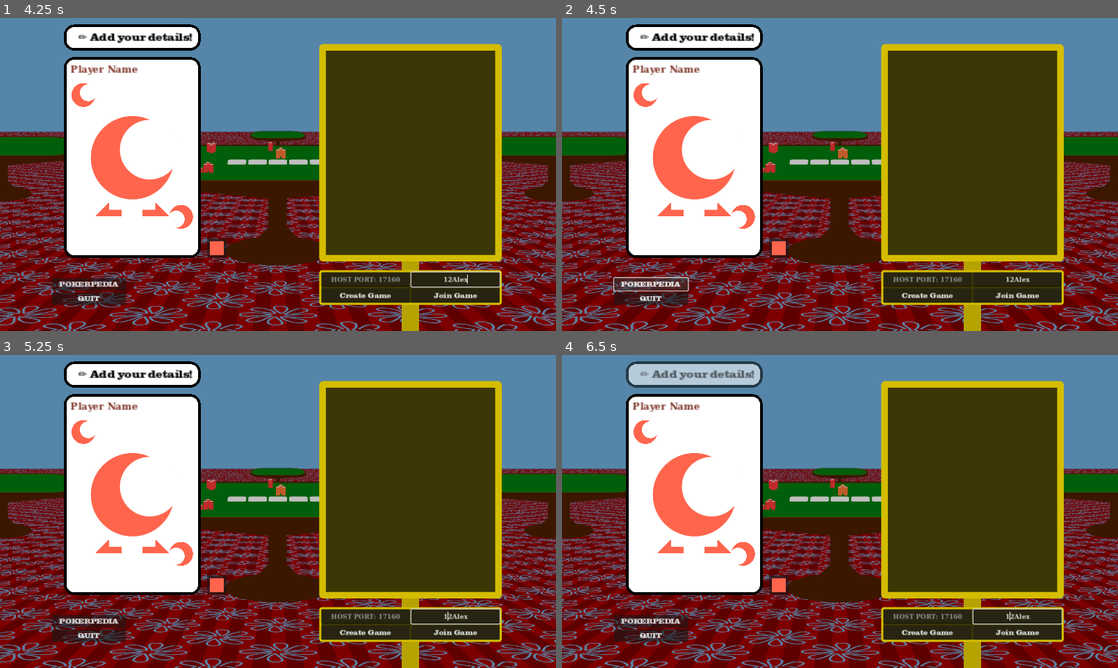
Above: before the commit, frames 1-4 (two rows, left to right).
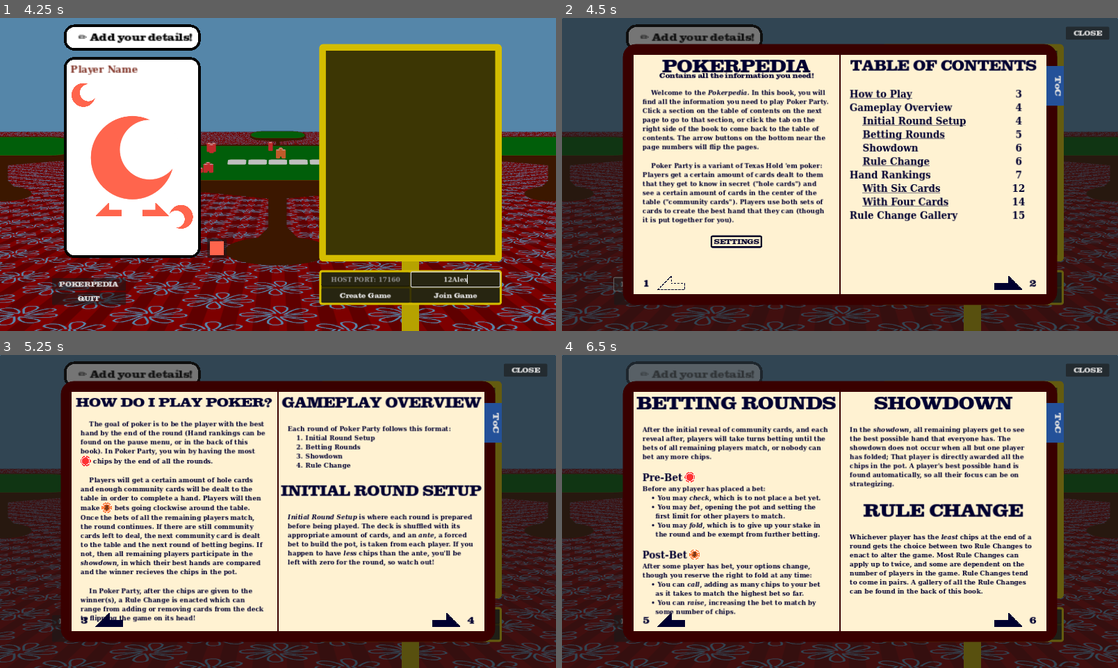
Above: after the commit, the same moments.

Repository: rwilson02/Poker-Party
Game: Godot game, scene res://scenes/Main.tscn
Same seed, same stepped clock (60 frames per second), same inputs: the game is played once before the commit and once after it. Sound files missing from this copy of the repository are replaced by a short silence.
Inputs (mouse positions are in pixels of both pictures, inside the frame that each line leads up to):
- Up to frame 1 (4.25 s): click "PLAY" at 0.5 s; click "PLAY" at 1.25 s; tap Enter (send_message) at 2 s; hold Up (ui_up) 2.03-2.75 s; hold B (bet_raise) 2.03-2.75 s; click (455, 309) at 2.77 s; type "12" at 2.85 s; click (133, 155) at 3.52 s; type "Alex" at 3.6 s
- Up to frame 2 (4.5 s): click "POKERPEDIA" at 4.25 s
- Up to frame 3 (5.25 s): click (444, 621) at 5.02 s
- Up to frame 4 (6.5 s): click (1006, 621) at 5.77 s

Frame 1 is identical in both runs. In frame 2, 98% of the frame differs, in the area x 0-100%, y 0-100%; in frame 3, 98%; in frame 4, 98%.

Commit message:
quick fixes
- pokerpedia in lobby now visible
- timing out works again

Diff:
--- a/scripts/gameplay/gameplay_betting.gd
+++ b/scripts/gameplay/gameplay_betting.gd
@@ -35,7 +35,10 @@
 	bet_raise_button.pressed.connect(button_pressed.bind("RAISE"))
 	fold.pressed.connect(button_pressed.bind("FOLD"))
 	timer.timeout.connect(
-		func(): self.send_option.rpc_id(1, "FOLD", -1)
+		func():
+			self.send_option.rpc_id(1, "FOLD", -1, multiplayer.get_unique_id())
+			bet_bar.visible = false
+			is_event_listening = false
 	)
 
 	Netgame.player_disconnected.connect(player_disconnected)
--- a/scripts/lobby.gd
+++ b/scripts/lobby.gd
@@ -189,4 +189,6 @@
 	return ""
 
 func show_how_to_play():
-	add_child(POKERPEDIA.instantiate())
+	var polka = POKERPEDIA.instantiate()
+	add_child(polka)
+	polka.position = Vector2.DOWN * get_tree().root.content_scale_size.y * 2
